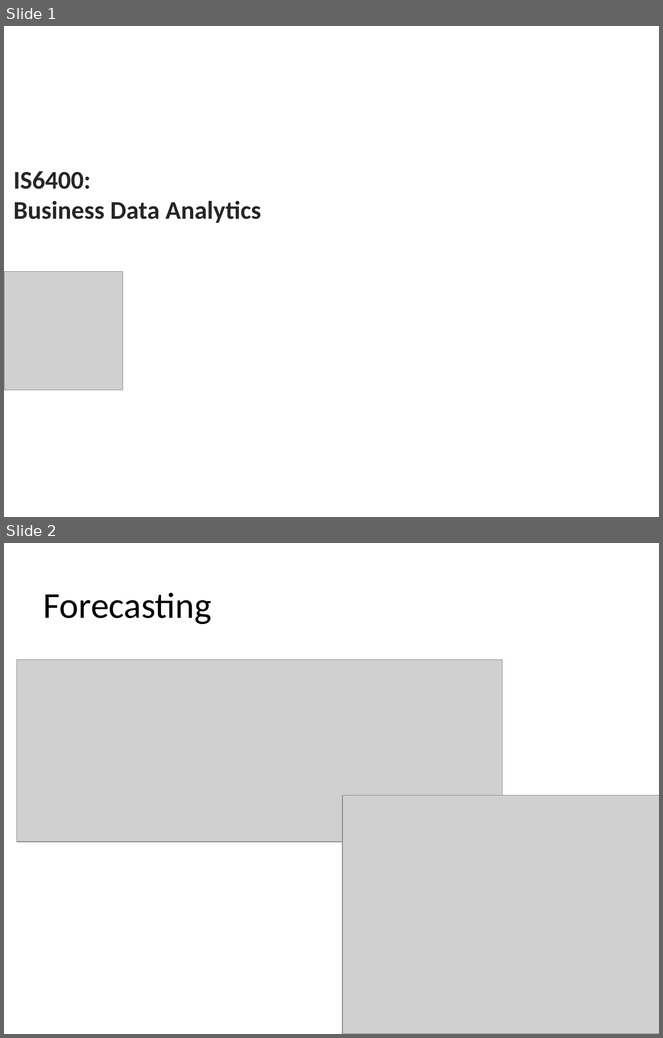
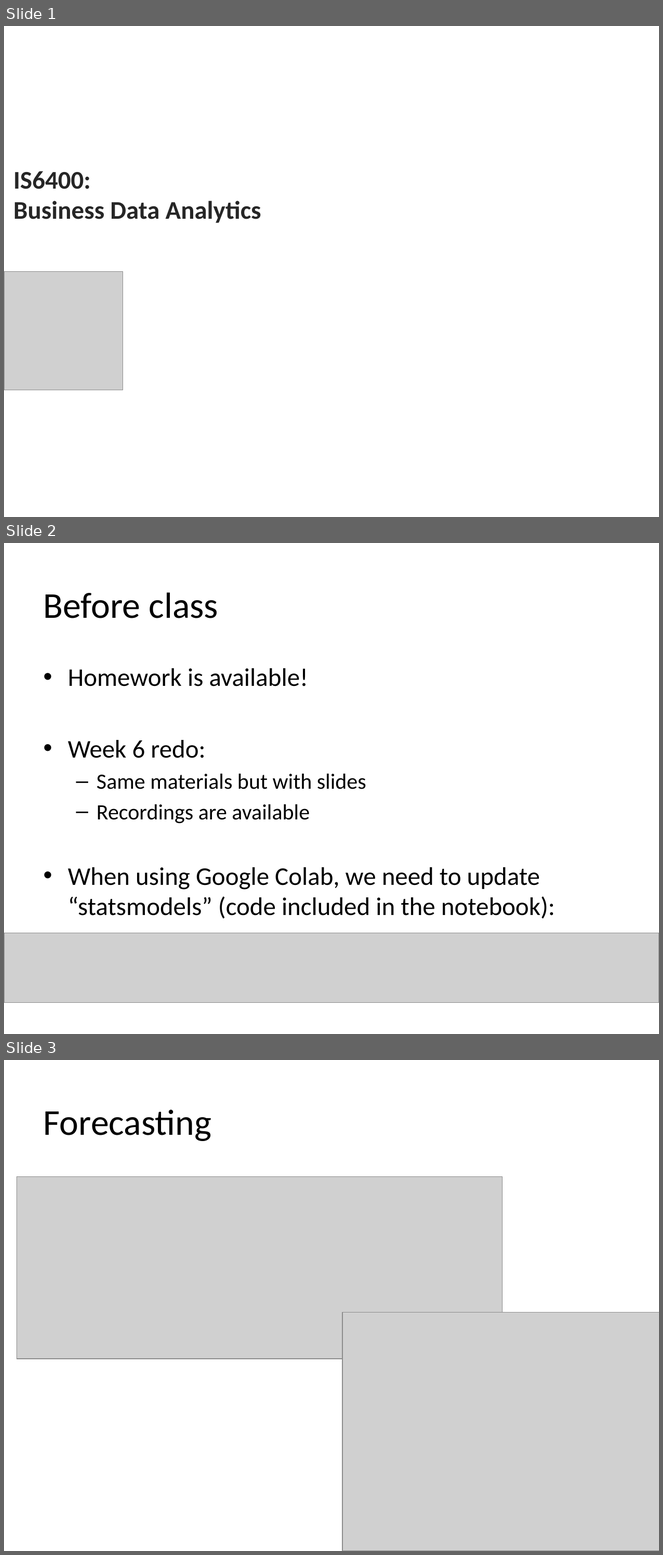
Before and after one commit to zhiyzuo/IS6400-Regression, a slide deck: Week-8-Time-Series-II-AutoRegression/IS6400 Week 8.pptx. Shown one above the other, each under a label of ours: slides 1 and 2 before the commit, slides 1, 2 and 3 after it. The pictures are 663x1038 and 663x1555 pixels, drawn with LibreOffice and Linux fonts; fonts in the diff are those of the drawing; grey boxes stand for pictures; background and template pictures are left out. Boxes give left, top, right and bottom in pixels: in the first picture for what was removed or moved away, otherwise in the second. Text is boxed around its words. In the diff, an @@ line names an element or a change of style, - is before the commit and + after.

Commit message:
slight adjustment of week 8 slides

```diff
--- a/Week-8-Time-Series-II-AutoRegression/IS6400 Week 8.pptx
+++ b/Week-8-Time-Series-II-AutoRegression/IS6400 Week 8.pptx
@@ slide 2 added at box(4, 543, 659, 1034), background picture (left out) @@
@@ title added at box(44, 592, 219, 618), 40 pt, text #000000 @@
+Before class
@@ text added at box(68, 668, 555, 919), 28 pt, text #000000 @@
+• Homework is available!
+• Week 6 redo:
+  – Same materials but with slides
+  – Recordings are available
+• When using Google Colab, we need to update “statsmodels” (code included in the notebook):
@@ picture added at box(4, 933, 659, 1002) @@
@@ what was slide 2 is now slide 3 @@
```
Also in this commit, not shown: 2 slides changed, 2 other slides added, 3 other files.
